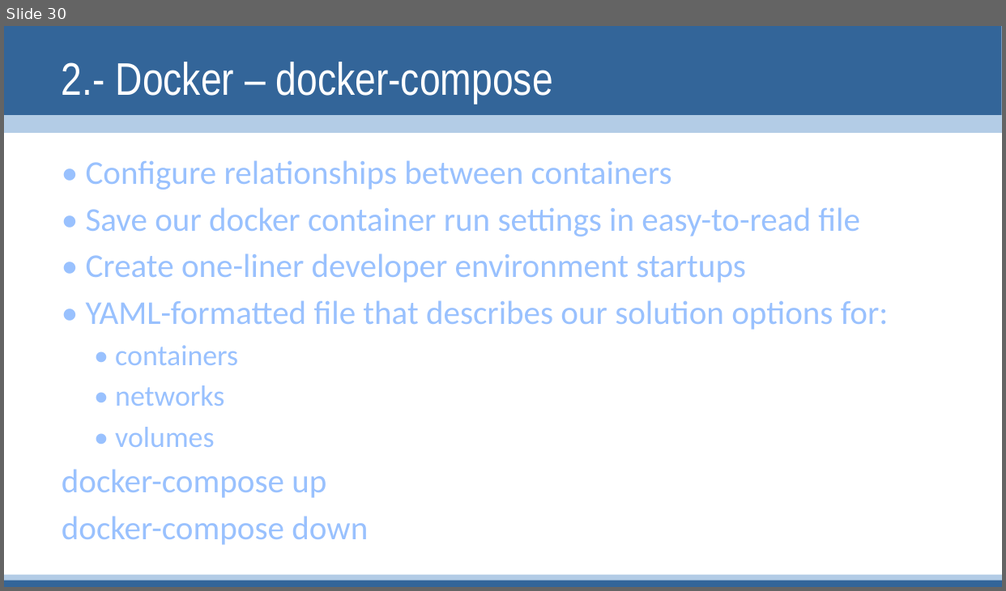
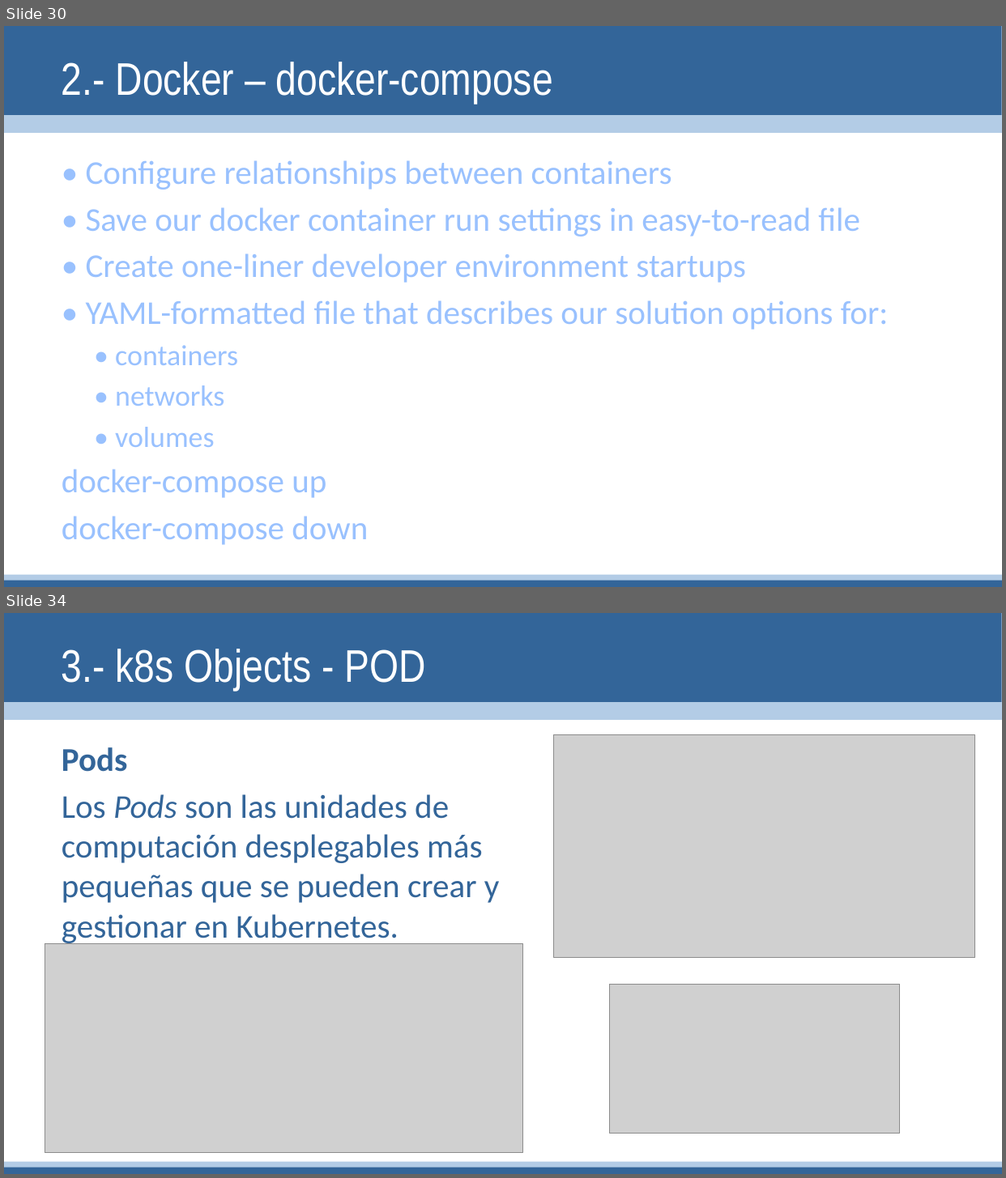
Before and after one commit to linuxsapiens/curso_kubernetes, a slide deck: Kubernetes2.pptx. Shown one above the other, each under a label of ours: slide 30 before the commit, slides 30 and 34 after it; the slides between them are not shown. The pictures are 1006x591 and 1006x1178 pixels, drawn with LibreOffice and Linux fonts; fonts in the diff are those of the drawing; grey boxes stand for pictures. Boxes give left, top, right and bottom in pixels: in the first picture for what was removed or moved away, otherwise in the second. Text is boxed around its words. In the diff, an @@ line names an element or a change of style, - is before the commit and + after.

Commit message:
3 k8s Objects

```diff
--- a/Kubernetes2.pptx
+++ b/Kubernetes2.pptx
@@ slide 34 added at <box>4,613,1002,1174</box>, background #FFFFFF; not listed: 4 template elements that a slide beside it also shows @@
@@ title added at <box>62,649,426,690</box>, 44 pt, text #FFFFFF @@
+3.- k8s Objects - POD
@@ text added at <box>62,747,500,946</box>, 32 pt, text #336599 @@
+Pods
+Los Pods son las unidades de computación desplegables más pequeñas que se pueden crear y gestionar en Kubernetes.
@@ picture added at <box>554,735,975,957</box> @@
@@ picture added at <box>44,944,522,1152</box> @@
@@ picture added at <box>610,984,900,1134</box> @@
```
Also in this commit, not shown: 8 other slides added, 9 other files.
